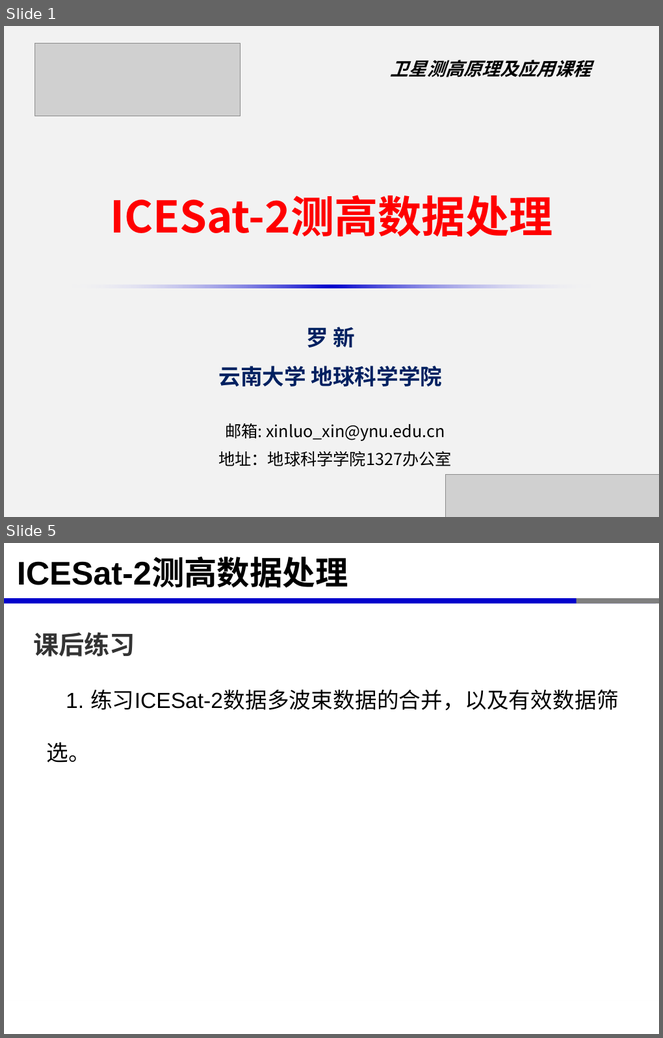
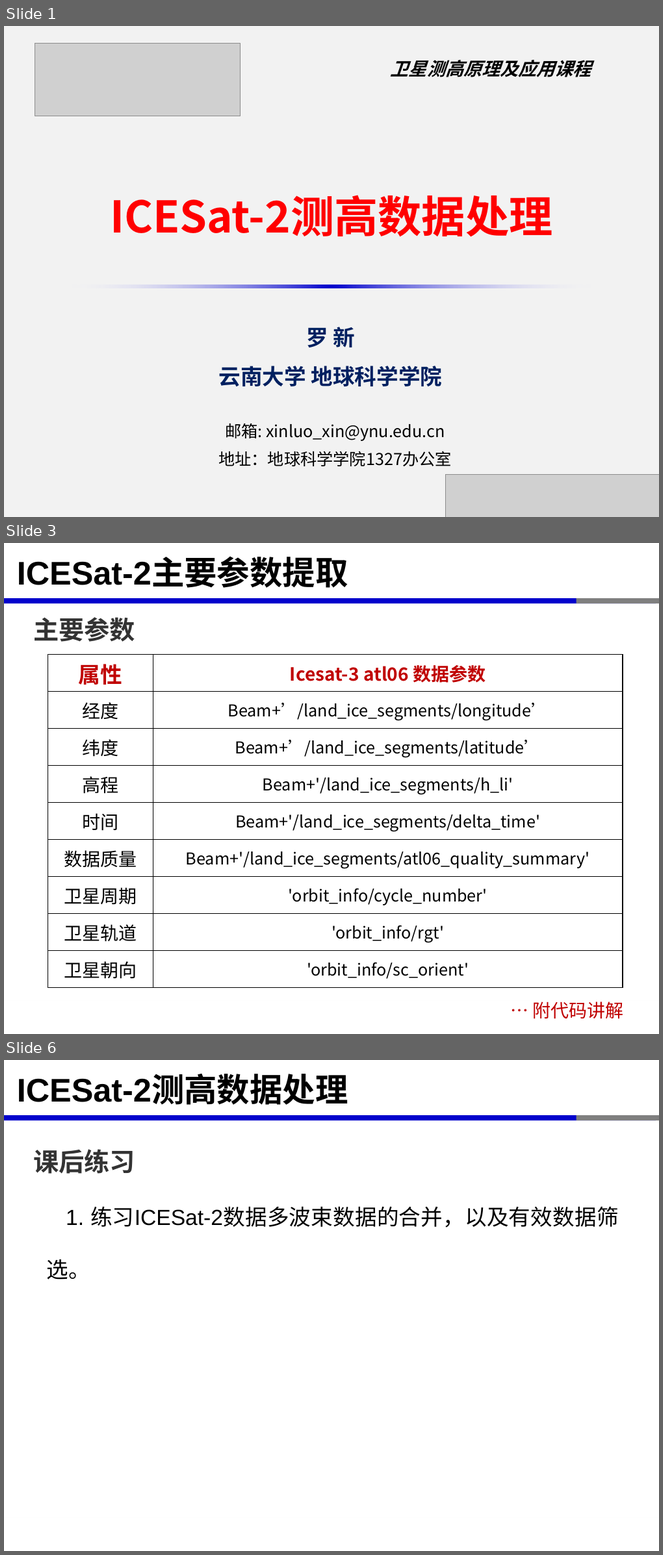
Before and after one commit to xinluo2018/satellite-altimetry-course, a slide deck: 第5章-星载激光测高应用-12学时/第5节-ICESat-2数据预处理-2学时.pptx. Shown one above the other, each under a label of ours: slides 1 and 5 before the commit, slides 1, 3 and 6 after it; the slides between them are not shown. The pictures are 663x1038 and 663x1555 pixels, drawn with LibreOffice and Linux fonts; fonts in the diff are those of the drawing; grey boxes stand for pictures. Boxes give left, top, right and bottom in pixels: in the first picture for what was removed or moved away, otherwise in the second. Text is boxed around its words. In the diff, an @@ line names an element or a change of style, - is before the commit and + after.

```diff
--- a/第5章-星载激光测高应用-12学时/第5节-ICESat-2数据预处理-2学时.pptx
+++ b/第5章-星载激光测高应用-12学时/第5节-ICESat-2数据预处理-2学时.pptx
@@ slide 3 added at bbox=[4, 543, 659, 1034], background #FFFFFF; not listed: 3 template elements that a slide beside it also shows @@
@@ title added at bbox=[17, 559, 348, 588], 36 pt, text #000000, bold @@
+ICESat-2主要参数提取
@@ text added at bbox=[33, 617, 135, 642], 28 pt, text #333333, bold @@
+主要参数
@@ table added at bbox=[48, 654, 623, 988], 9 rows, 2 columns @@
+属性 | Icesat-3 atl06 数据参数
+经度 | Beam+’/land_ice_segments/longitude’
+纬度 | Beam+’/land_ice_segments/latitude’
+高程 | Beam+'/land_ice_segments/h_li'
+时间 | Beam+'/land_ice_segments/delta_time'
+数据质量 | Beam+'/land_ice_segments/atl06_quality_summary'
+卫星周期 | 'orbit_info/cycle_number'
+卫星轨道 | 'orbit_info/rgt'
+卫星朝向 | 'orbit_info/sc_orient'
@@ text added at bbox=[532, 1002, 623, 1019], 20 pt, text #C00000 @@
+… 附代码讲解
@@ what was slide 5 is now slide 6 @@
```
Also in this commit, not shown: 3 slides changed, 12 other files.
